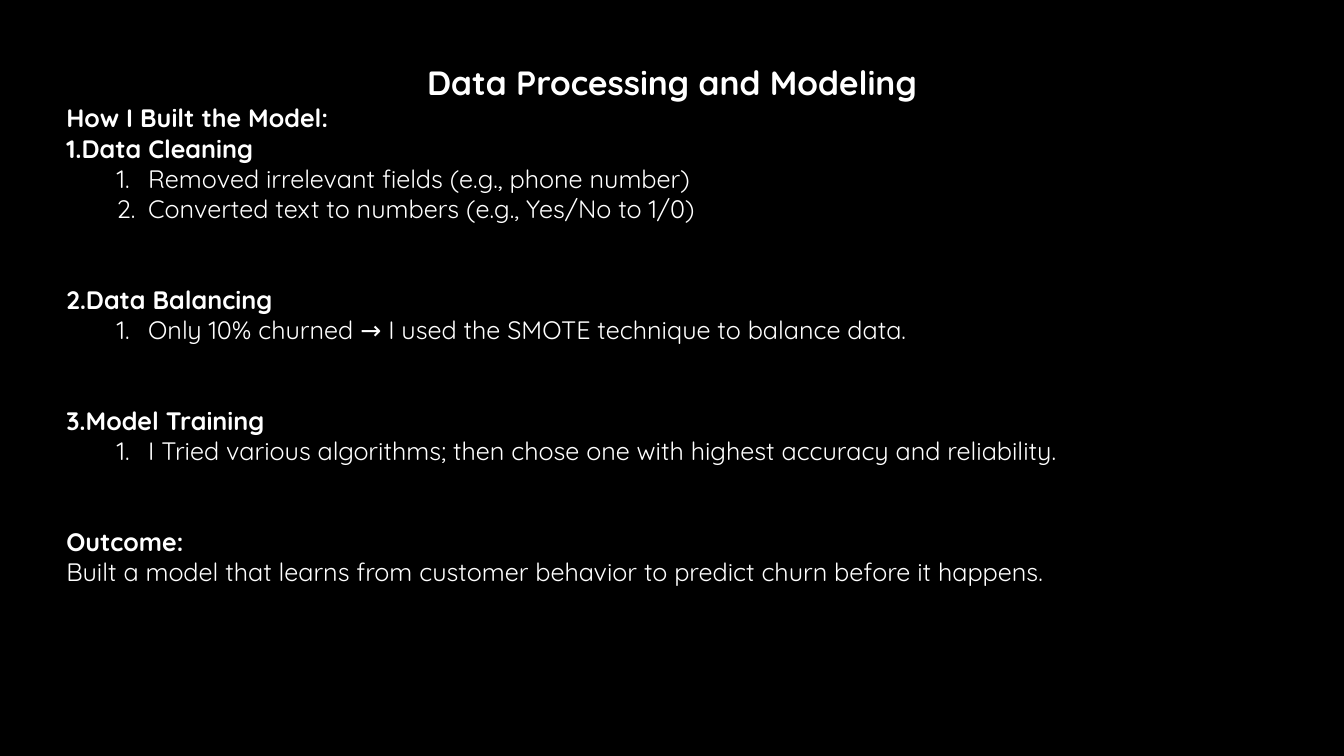
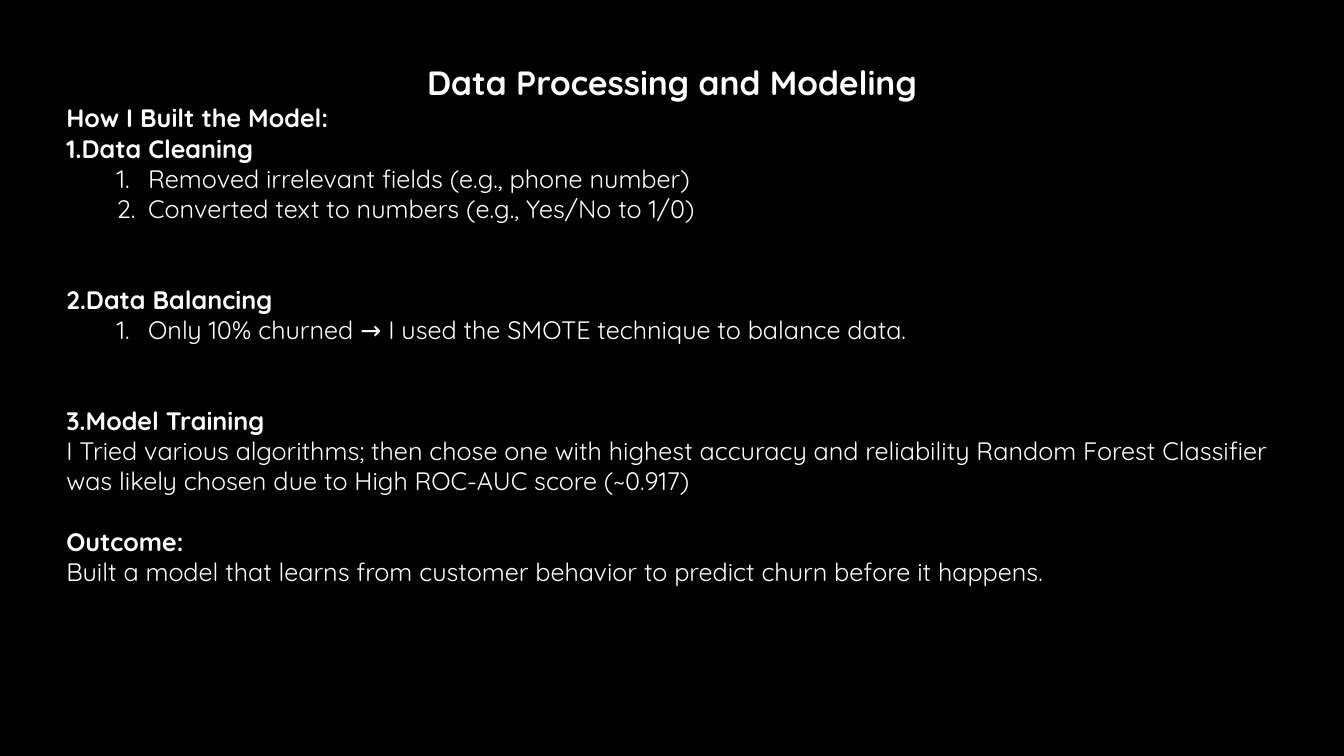
Before and after one commit to Kelvin-Shilisia/syriatel-churn-classifier, a slide deck: slide 4 of Churn Prediction in Telecom.pptx. Drawn at 1344x756 pixels with LibreOffice and Linux fonts; fonts in the diff are those of the drawing; background and template pictures are left out. Boxes give left, top, right and bottom in pixels: in the first picture for what was removed or moved away, otherwise in the second. Text is boxed around its words. In the diff, an @@ line names an element or a change of style, - is before the commit and + after.

Commit message:
pptx changes

```diff
--- a/Churn Prediction in Telecom.pptx
+++ b/Churn Prediction in Telecom.pptx
@@ text at (x1=66, y1=434, x2=1266, y2=495): text changed @@
-  1. I Tried various algorithms; then chose one with highest accuracy and reliability.
+I Tried various algorithms; then chose one with highest accuracy and reliability Random Forest Classifier was likely chosen due to High ROC-AUC score (~0.917)
```
